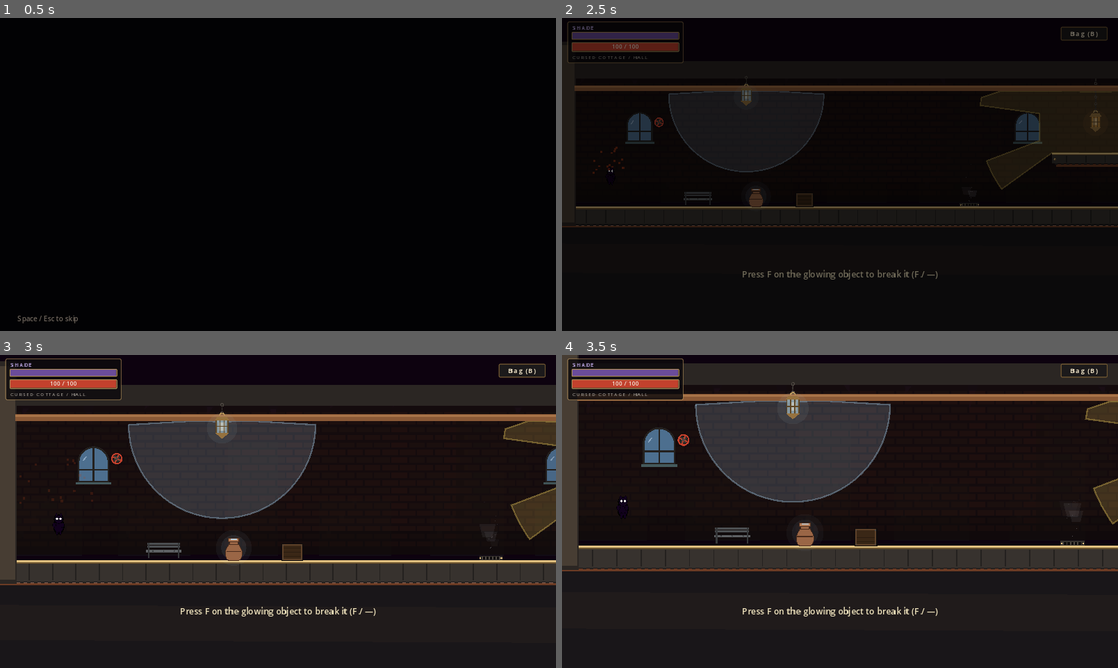
Above: before the commit, frames 1-4 (two rows, left to right).
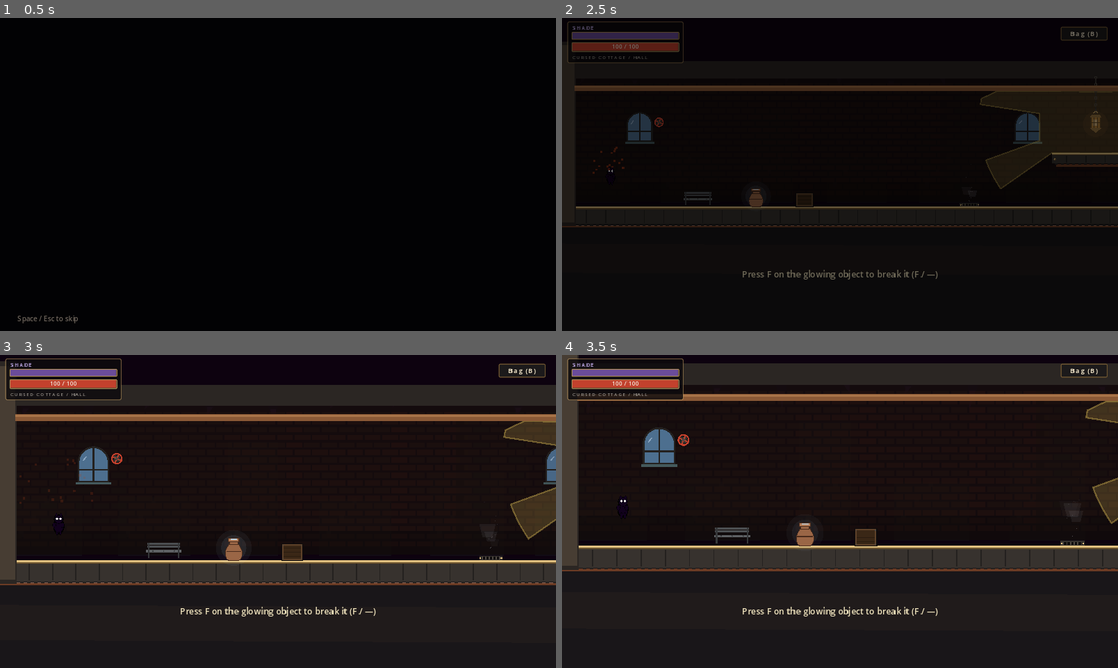
Above: after the commit, the same moments.

Repository: lukezhang2/Eclipseborn
Game: Godot game, scene res://scenes/ui/BootSplash.tscn
The game is run twice, just before and just after one commit, with the same random seed, the same clock (stepped at 60 frames per second) and the same inputs.
Inputs (mouse positions are in pixels of both pictures, inside the frame that each line leads up to):
- Up to frame 1 (0.5 s): no input
- Up to frame 2 (2.5 s): tap Enter at 0.5 s; move the mouse to (962, 158) at 0.52 s; hold D (move_right) 0.53-1.25 s; hold F (attack) 0.53-1.25 s; click (962, 158) at 0.67 s; tap Space (jump) at 0.77, 1.07 s; click "Play" at 1.25 s; click "New Game" at 2 s
- Up to frame 3 (3 s): tap F (attack) at 2.75 s; drag from (166, 527) to (205, 430) at 2.77 s
- Up to frame 4 (3.5 s): no input

Frame 1 is identical in both runs. In frame 2, 0.6% of the frame differs, in the area x 19-99%, y 19-55%; in frame 3, 8.6%; in frame 4, 9.2%, in the area x 23-100%, y 8-55%.

Commit message:
v0.1.67: sync cursed_cottage moon lamp and hatch spawn.
Move the cottage moon lamp into the mid hall, point the exit hatch at
village spawn 520/460, and store the black-fire backdrop overlay.

Co-authored-by: Cursor <cursoragent@cursor.com>

Diff:
--- a/data/levels/cursed_cottage.json
+++ b/data/levels/cursed_cottage.json
@@ -1,348 +1,459 @@
 {
+	"backdrop": {
+		"enabled": true,
+		"flame_band_offset": 22,
+		"flame_count": 40,
+		"kind": "black_fire",
+		"void_color": [
+			0.0509803921568627,
+			0.00784313725490196,
+			0.0588235294117647,
+			1
+		]
+	},
 	"pieces": [
 		{
 			"anchor": "center",
+			"blocks_light": true,
 			"builtin": true,
 			"h": 36,
 			"id": "floor_main",
 			"kind": "floor",
+			"layer": -4,
 			"name": "Steel Floor",
+			"rotation": 0,
 			"w": 4000,
 			"x": 2000,
 			"y": 500
 		},
 		{
 			"anchor": "center",
+			"blocks_light": true,
 			"builtin": true,
 			"h": 36,
 			"id": "roof_main",
 			"kind": "wall",
+			"layer": -4,
 			"name": "Roof Slab",
+			"rotation": 0,
 			"w": 4000,
 			"x": 2000,
 			"y": 200
 		},
 		{
 			"anchor": "center",
+			"blocks_light": true,
 			"builtin": true,
 			"h": 360,
 			"id": "border_left",
 			"kind": "wall",
+			"layer": -4,
 			"name": "Border Left",
+			"rotation": 0,
 			"w": 48,
 			"x": 24,
 			"y": 340
 		},
 		{
 			"anchor": "center",
+			"blocks_light": true,
 			"builtin": true,
 			"h": 360,
 			"id": "border_right",
 			"kind": "wall",
+			"layer": -4,
 			"name": "Border Right",
+			"rotation": 0,
 			"w": 48,
 			"x": 3976,
 			"y": 340
 		},
 		{
 			"anchor": "center",
+			"blocks_light": true,
 			"builtin": true,
 			"h": 12,
 			"id": "pipe_main",
 			"kind": "prop_pipe",
+			"layer": -3,
 			"name": "Ceiling Pipe",
+			"rotation": 0,
 			"w": 3900,
 			"x": 2000,
 			"y": 238
 		},
 		{
 			"anchor": "center",
+			"blocks_light": false,
 			"builtin": true,
 			"h": 24,
 			"id": "valve_1",
 			"kind": "prop_valve",
+			"layer": -3,
 			"name": "Valve",
+			"rotation": 0,
 			"w": 24,
 			"x": 220,
 			"y": 308
 		},
 		{
 			"anchor": "center",
+			"blocks_light": true,
 			"builtin": true,
 			"h": 56,
 			"id": "window_1",
 			"kind": "prop_window",
+			"layer": -3,
 			"name": "Window 1",
+			"rotation": 0,
 			"w": 48,
 			"x": 180,
 			"y": 318
 		},
 		{
 			"anchor": "center",
+			"blocks_light": true,
 			"builtin": true,
 			"h": 56,
 			"id": "window_2",
 			"kind": "prop_window",
+			"layer": -3,
 			"name": "Window 2",
+			"rotation": 0,
 			"w": 48,
 			"x": 980,
 			"y": 318
 		},
 		{
 			"anchor": "center",
+			"blocks_light": true,
 			"builtin": true,
 			"h": 56,
 			"id": "window_3",
 			"kind": "prop_window",
+			"layer": -3,
 			"name": "Window 3",
+			"rotation": 0,
 			"w": 48,
 			"x": 1780,
 			"y": 318
 		},
 		{
 			"anchor": "center",
+			"blocks_light": true,
 			"builtin": true,
 			"h": 56,
 			"id": "window_4",
 			"kind": "prop_window",
+			"layer": -3,
 			"name": "Window 4",
+			"rotation": 0,
 			"w": 52,
 			"x": 2580,
 			"y": 318
 		},
 		{
 			"anchor": "center",
+			"blocks_light": true,
 			"builtin": true,
 			"h": 56,
 			"id": "window_5",
 			"kind": "prop_window",
+			"layer": -3,
 			"name": "Window 5",
+			"rotation": 0,
 			"w": 48,
 			"x": 3380,
 			"y": 318
 		},
 		{
 			"anchor": "bottom",
+			"blocks_light": true,
 			"builtin": true,
 			"h": 20,
 			"id": "bench_1",
 			"kind": "prop_bench",
+			"layer": -2,
 			"name": "Bench",
+			"rotation": 0,
 			"w": 60,
 			"x": 300,
 			"y": 478
 		},
 		{
 			"anchor": "bottom",
+			"blocks_light": true,
 			"builtin": true,
 			"h": 16,
 			"id": "vent_1",
 			"kind": "prop_vent",
+			"layer": -2,
 			"name": "Steam Vent",
+			"rotation": 0,
 			"w": 36,
 			"x": 860,
 			"y": 478
 		},
 		{
 			"anchor": "center",
+			"blocks_light": true,
 			"builtin": true,
 			"h": 28,
 			"id": "decor_crate_1",
 			"kind": "prop_crate",
+			"layer": -2,
 			"name": "Decor Crate 1",
+			"rotation": 0,
 			"w": 36,
 			"x": 520,
 			"y": 468
 		},
 		{
 			"anchor": "center",
+			"blocks_light": true,
 			"builtin": true,
 			"h": 30,
 			"id": "decor_crate_2",
 			"kind": "prop_crate",
+			"layer": -2,
 			"name": "Decor Crate 2",
+			"rotation": 0,
 			"w": 40,
 			"x": 2920,
 			"y": 467
 		},
 		{
 			"anchor": "center",
+			"blocks_light": true,
 			"builtin": true,
 			"h": 58,
 			"id": "box_push_1",
 			"kind": "crate",
+			"layer": 1,
 			"name": "Pushable Crate (lamp room)",
+			"rotation": 0,
 			"w": 58,
 			"x": 1222.13659667969,
 			"y": 452.331481933594
 		},
 		{
 			"anchor": "center",
+			"blocks_light": true,
 			"builtin": true,
 			"h": 58,
 			"id": "box_pull_1",
 			"kind": "crate",
+			"layer": 1,
 			"name": "Pushable Crate (pull puzzle)",
+			"rotation": 0,
 			"w": 58,
 			"x": 1901.41931152344,
 			"y": 452.577880859375
 		},
 		{
 			"anchor": "center",
+			"blocks_light": true,
 			"builtin": true,
 			"h": 100,
 			"id": "wall_tall",
 			"kind": "wall",
+			"layer": -4,
 			"name": "Tall Pull Wall",
+			"rotation": 0,
 			"w": 32,
 			"x": 2080,
 			"y": 432
 		},
 		{
 			"anchor": "center",
+			"blocks_light": true,
 			"builtin": true,
 			"h": 49.701171875,
 			"id": "wall_backstop",
 			"kind": "wall",
+			"layer": -4,
 			"name": "Pull Backstop",
+			"rotation": 0,
 			"w": 33.0551719665527,
 			"x": 1854.39147949219,
 			"y": 457.149475097656
 		},
 		{
 			"anchor": "center",
+			"blocks_light": true,
 			"builtin": true,
 			"h": 22,
 			"id": "platform_crate_room",
 			"kind": "floor",
+			"layer": -4,
 			"name": "Cover Platform",
+			"rotation": 0,
 			"w": 180,
 			"x": 1120,
 			"y": 382
 		},
 		{
 			"anchor": "center",
+			"blocks_light": true,
 			"builtin": true,
 			"h": 22,
 			"id": "ledge_1",
 			"kind": "floor",
+			"layer": -4,
 			"name": "Jump Ledge 1",
+			"rotation": 0,
 			"w": 140,
 			"x": 2700,
 			"y": 427
 		},
 		{
 			"anchor": "center",
+			"blocks_light": true,
 			"builtin": true,
 			"h": 22,
 			"id": "ledge_2",
 			"kind": "floor",
+			"layer": -4,
 			"name": "Jump Ledge 2",
+			"rotation": 0,
 			"w": 100,
 			"x": 2840,
 			"y": 382
 		},
 		{
 			"anchor": "center",
+			"blocks_light": false,
 			"builtin": true,
 			"h": 36,
 			"id": "lamp_crate",
+			"intensity": 1,
 			"kind": "light",
+			"layer": 2,
 			"light_kind": 0,
 			"name": "Hearth Lamp (crate room)",
 			"pushable": false,
 			"radius": 240,
+			"rotation": 0,
 			"w": 28,
 			"x": 1120,
-			"y": 312
-		},
-		{
-			"anchor": "center",
+			"y": 314
+		},
+		{
+			"anchor": "center",
+			"blocks_light": false,
 			"builtin": true,
 			"h": 36,
 			"id": "lamp_moon",
+			"intensity": 1,
 			"kind": "light",
+			"layer": 2,
 			"light_kind": 0,
 			"name": "Moon Lamp",
 			"pushable": false,
 			"radius": 140,
+			"rotation": 0,
 			"w": 28,
-			"x": 400,
-			"y": 258
-		},
-		{
-			"anchor": "center",
+			"x": 1579.74951171875,
+			"y": 371
+		},
+		{
+			"anchor": "center",
+			"blocks_light": true,
 			"builtin": true,
 			"h": 36,
 			"id": "jar_1",
 			"kind": "prop_breakable",
+			"layer": 1,
 			"name": "Glowing Jar 1",
+			"rotation": 0,
 			"w": 28,
 			"x": 420,
 			"y": 464
 		},
 		{
 			"anchor": "center",
+			"blocks_light": true,
 			"builtin": true,
 			"h": 36,
 			"id": "jar_2",
 			"kind": "prop_breakable",
+			"layer": 1,
 			"name": "Glowing Jar 2",
+			"rotation": 0,
 			"w": 28,
 			"x": 1480,
 			"y": 464
 		},
 		{
 			"anchor": "center",
+			"blocks_light": true,
 			"builtin": true,
 			"h": 36,
 			"id": "jar_3",
 			"kind": "prop_breakable",
+			"layer": 1,
 			"name": "Glowing Jar 3",
+			"rotation": 0,
 			"w": 28,
 			"x": 2400,
 			"y": 464
 		},
 		{
 			"anchor": "center",
+			"blocks_light": true,
 			"builtin": true,
 			"h": 32,
 			"id": "chest_1",
 			"kind": "prop_breakable",
+			"layer": 1,
 			"name": "Glowing Chest",
+			"rotation": 0,
 			"w": 40,
 			"x": 3100,
 			"y": 466
 		},
 		{
 			"anchor": "bottom",
-			"builtin": true,
+			"blocks_light": true,
+			"builtin": true,
+			"caption": "",
 			"h": 16,
 			"id": "hatch_exit",
 			"kind": "prop_hatch",
+			"layer": -2,
 			"name": "Exit Hatch",
+			"rotation": 0,
+			"spawn_x": 520,
+			"spawn_y": 460,
+			"target_zone": "lantern_village",
 			"w": 64,
 			"x": 3480,
 			"y": 480
 		},
 		{
 			"anchor": "center",
+			"blocks_light": true,
 			"builtin": true,
 			"h": 180,
 			"id": "wall_end",
 			"kind": "wall",
+			"layer": -4,
 			"name": "End Wall",
+			"rotation": 0,
 			"w": 80,
 			"x": 3720,
 			"y": 392
 		},
 		{
 			"anchor": "bottom",
+			"blocks_light": false,
 			"builtin": true,
 			"h": 24,
 			"id": "checkpoint_hatch",
 			"kind": "prop_checkpoint",
+			"layer": -2,
 			"name": "Checkpoint (cottage hatch)",
+			"rotation": 0,
 			"w": 56,
 			"x": 3300,
 			"y": 478
--- a/project.godot
+++ b/project.godot
@@ -7,7 +7,7 @@
 
 config/name="Eclipseborn"
 config/description="You aren't moving platforms. You're changing what counts as a platform."
-config/version="0.1.66"
+config/version="0.1.67"
 run/main_scene="res://scenes/ui/BootSplash.tscn"
 config/features=PackedStringArray("4.3", "Forward Plus")
 config/icon="res://icon.svg"
--- a/scripts/editor/ZoneCatalog.gd
+++ b/scripts/editor/ZoneCatalog.gd
@@ -56,15 +56,22 @@
 	out.append(_p("platform_crate_room", "floor", "Cover Platform", 1120, FLOOR_TOP - 100, 180, 22))
 	out.append(_p("ledge_1", "floor", "Jump Ledge 1", 2700, FLOOR_TOP - 55, 140, 22))
 	out.append(_p("ledge_2", "floor", "Jump Ledge 2", 2840, FLOOR_TOP - 100, 100, 22))
-	out.append(_plight("lamp_crate", "Hearth Lamp (crate room)", 1120, FLOOR_TOP - 170, 240))
-	out.append(_plight("lamp_moon", "Moon Lamp", 400, 258, 140))
+	out.append(_plight("lamp_crate", "Hearth Lamp (crate room)", 1120, 314, 240))
+	out.append(_plight("lamp_moon", "Moon Lamp", 1579.74951171875, 371, 140))
 	out.append(_p("jar_1", "prop_breakable", "Glowing Jar 1", 420, FLOOR_TOP - 18, 28, 36))
 	out.append(_p("jar_2", "prop_breakable", "Glowing Jar 2", 1480, FLOOR_TOP - 18, 28, 36))
 	out.append(_p("jar_3", "prop_breakable", "Glowing Jar 3", 2400, FLOOR_TOP - 18, 28, 36))
 	out.append(_p("chest_1", "prop_breakable", "Glowing Chest", 3100, FLOOR_TOP - 16, 40, 32))
-	out.append(_p("hatch_exit", "prop_hatch", "Exit Hatch", 3480, FLOOR_TOP - 2, 64, 16))
+	var hatch := _p("hatch_exit", "prop_hatch", "Exit Hatch", 3480, FLOOR_TOP - 2, 64, 16)
+	hatch["target_zone"] = "lantern_village"
+	hatch["spawn_x"] = 520.0
+	hatch["spawn_y"] = 460.0
+	hatch["caption"] = ""
+	out.append(hatch)
 	out.append(_p("wall_end", "wall", "End Wall", 3720, FLOOR_TOP - 90, 80, 180))
-	out.append(_p("checkpoint_hatch", "prop_checkpoint", "Checkpoint (cottage hatch)", 3300, FLOOR_TOP - 4, 56, 24))
+	var cp := _p("checkpoint_hatch", "prop_checkpoint", "Checkpoint (cottage hatch)", 3300, FLOOR_TOP - 4, 56, 24)
+	cp["blocks_light"] = false
+	out.append(cp)
 	return out
 
 
--- a/scripts/world/CursedCottage.gd
+++ b/scripts/world/CursedCottage.gd
@@ -93,11 +93,12 @@
 	var platform_y := FLOOR_TOP - 100.0
 	LevelCommon.add_steel_floor(self, 1120, platform_y, 180, 22)
 	var lamp := LightSource.new()
-	lamp.position = Vector2(1120, platform_y - 70.0)
+	lamp.position = Vector2(1120, 314)
 	lamp.light_kind = GameState.LightKind.HEARTH
 	lamp.radius = 240.0
 	lamp.shadow_length = 300.0
 	lamp.pushable = false
+	LevelData.tag(lamp, "lamp_crate")
 	add_child(lamp)
 	var box := PushableBox.new()
 	box.box_size = Vector2(58, 58)  # ~1.2× of 48 — matches PieceSpecs.CRATE_COTTAGE
@@ -135,9 +136,9 @@
 	var hatch := BreakableHatch.new()
 	hatch.position = Vector2(3480, FLOOR_TOP - 2)
 	hatch.hatch_size = Vector2(64, 16)
-	hatch.next_scene = "res://scenes/rooms/LanternVillage.tscn"
-	# Village floor top ≈ 500; spawn slightly above it.
-	hatch.spawn_in_next = Vector2(160, 460)
+	hatch.next_scene = SaveManager.scene_for_zone("lantern_village")
+	hatch.spawn_in_next = Vector2(520, 460)
+	LevelData.tag(hatch, "hatch_exit")
 	add_child(hatch)
 
 	# Designed end wall instead of a door.
@@ -160,33 +161,16 @@
 
 
 func _build_ambient_lamps() -> void:
-	## Safe moon pockets + a few hearths so cover/occlusion is exerciseable end-to-end.
+	## Editor save: moon lamp relocated into the mid-cottage corridor.
 	var moon := LightSource.new()
-	moon.position = Vector2(400, ROOF_BOTTOM + 40)
+	moon.position = Vector2(1579.74951171875, 371)
 	moon.light_kind = GameState.LightKind.MOON
-	moon.radius = 160.0
-	moon.shadow_length = 200.0
+	moon.radius = 140.0
+	moon.shadow_length = 180.0
 	moon.pushable = false
 	moon.name = "HallMoon"
+	LevelData.tag(moon, "lamp_moon")
 	add_child(moon)
-
-	var hearth_2 := LightSource.new()
-	hearth_2.position = Vector2(2000, ROOF_BOTTOM + 50)
-	hearth_2.light_kind = GameState.LightKind.HEARTH
-	hearth_2.radius = 220.0
-	hearth_2.shadow_length = 280.0
-	hearth_2.pushable = false
-	hearth_2.name = "PullHearth"
-	add_child(hearth_2)
-
-	var hearth_3 := LightSource.new()
-	hearth_3.position = Vector2(3200, ROOF_BOTTOM + 50)
-	hearth_3.light_kind = GameState.LightKind.CANDLE
-	hearth_3.radius = 180.0
-	hearth_3.shadow_length = 220.0
-	hearth_3.pushable = false
-	hearth_3.name = "HatchCandle"
-	add_child(hearth_3)
 
 
 func _build_currency_breakables() -> void:
Not shown, changed: AI planning.md
Not shown, removed: index-0_1_66.pck
Not shown, added: index-0_1_67.pck
Not shown, changed: index.html
Not shown, changed: index.pck
